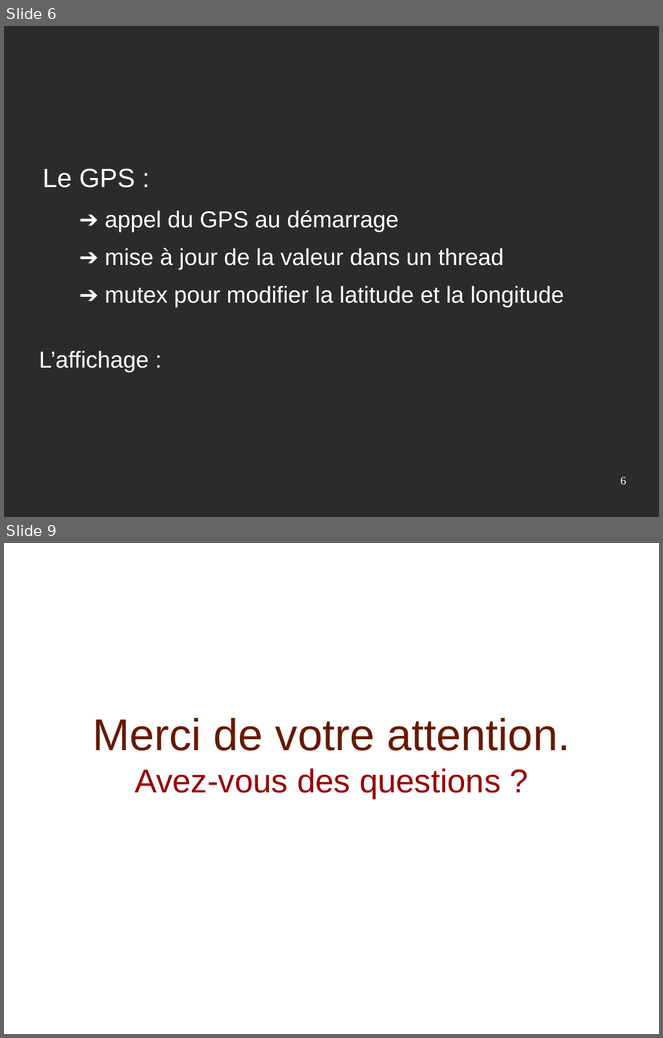
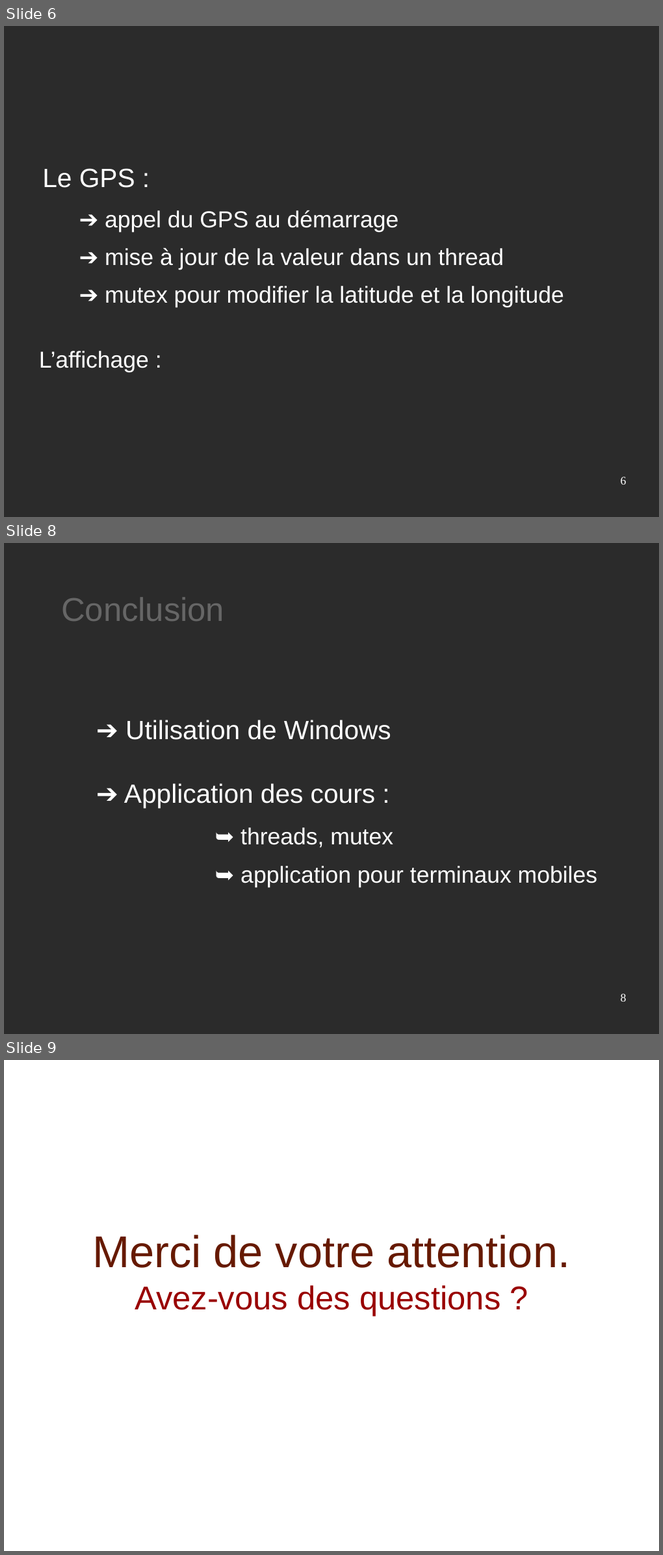
Before and after one commit to AOSauron/ChronoPos, a slide deck: présentation.odp. Shown one above the other, each under a label of ours: slides 6 and 9 before the commit, slides 6, 8 and 9 after it; the slides between them are not shown. The pictures are 663x1038 and 663x1555 pixels, drawn with LibreOffice and Linux fonts; fonts in the diff are those of the drawing; background and template pictures are left out; a plain dark background stands for a picture behind light text. Boxes give left, top, right and bottom in pixels: in the first picture for what was removed or moved away, otherwise in the second. Text is boxed around its words. In the diff, an @@ line names an element or a change of style, - is before the commit and + after.

```diff
--- a/présentation.odp
+++ b/présentation.odp
@@ slide 8 added at box(4, 543, 659, 1034), background picture (left out) @@
@@ text added at box(61, 597, 224, 621), 40 pt, text #666666 @@
+Conclusion
@@ subtitle added at box(124, 720, 597, 887), 28 pt, text #FFFFFF @@
+➔ Utilisation de Windows
+➔ Application des cours :
+➥ threads, mutex
+➥ application pour terminaux mobiles
@@ page number added at box(621, 994, 627, 1002), 14 pt, text #FFFFFF @@
+8
```
Also in this commit, not shown: 2 slides changed, 1 slide removed.
